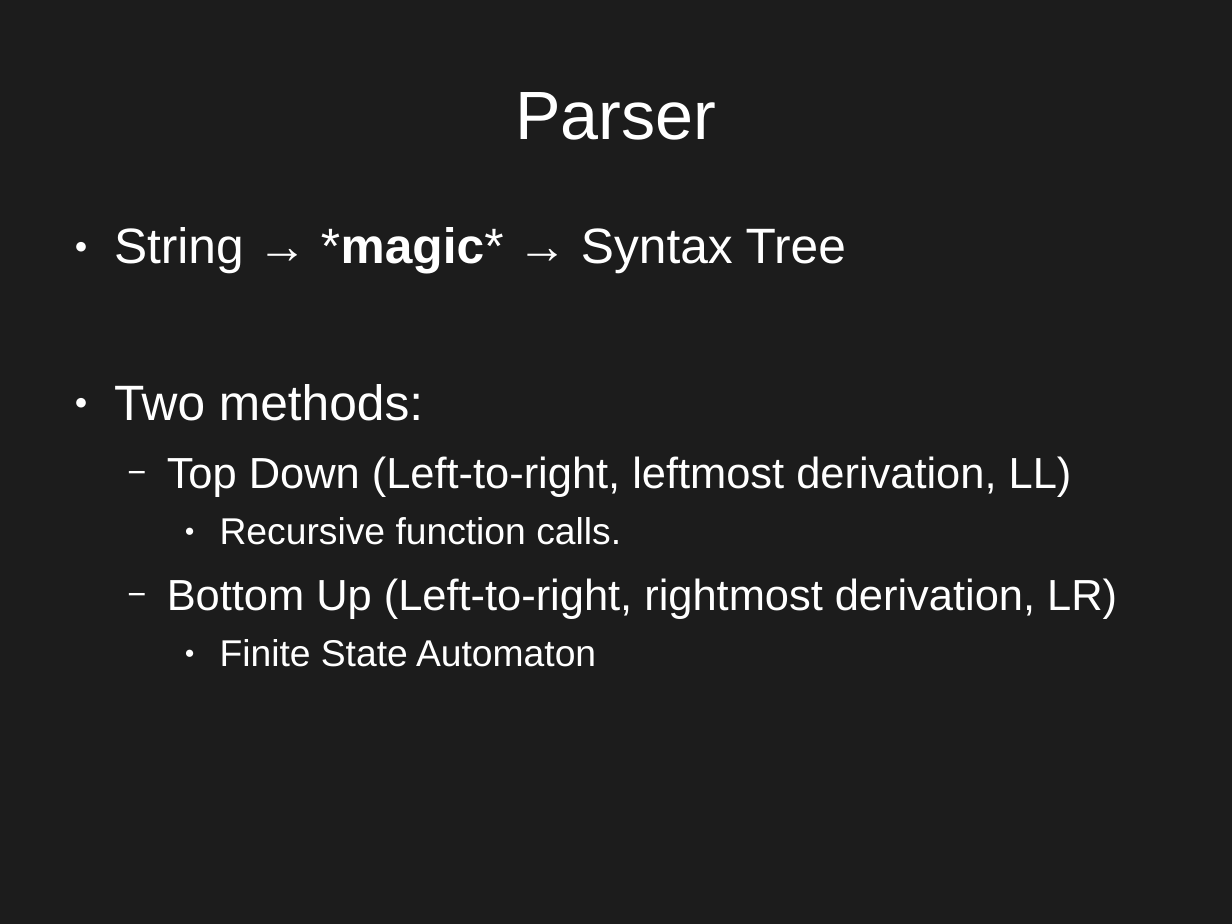
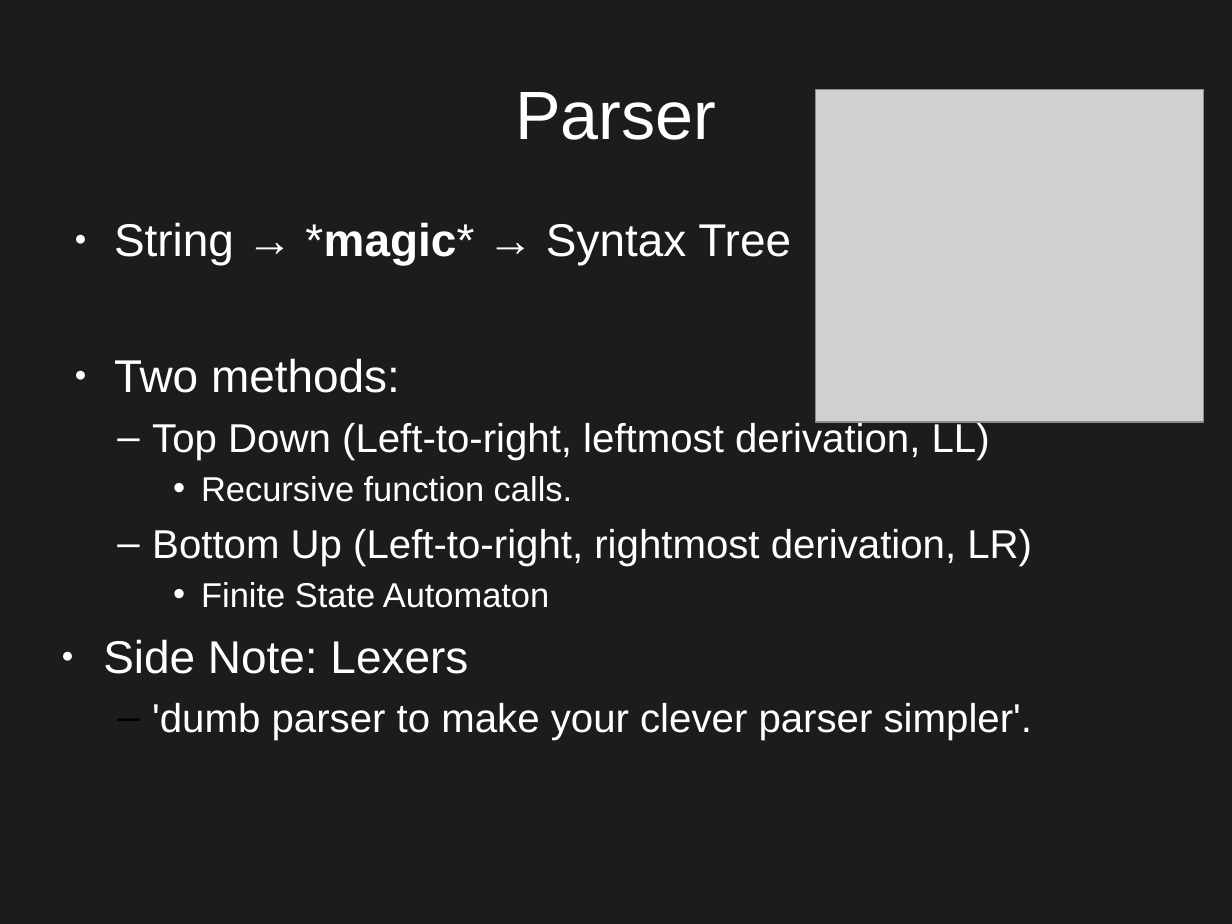
Before and after one commit to Qqwy/cc_pc, a slide deck: slide 7 of presentation2.odp. Drawn at 1232x924 pixels with LibreOffice and Linux fonts; fonts in the diff are those of the drawing; grey boxes stand for pictures. Boxes give left, top, right and bottom in pixels: in the first picture for what was removed or moved away, otherwise in the second. Text is boxed around its words. In the diff, an @@ line names an element or a change of style, - is before the commit and + after.

```diff
--- a/presentation2.odp
+++ b/presentation2.odp
@@ picture added at <box>816,89,1204,423</box> @@
@@ text at <box>114,222,1032,608</box>: size 32 to 29.6 pt in "String → *magic* → Syntax Tree", "Two methods:"; size 28 to 25.9 pt in "Top Down (Left-to-right, leftmost derivation, LL)", "Bottom Up (Left-to-right, rightmost derivation, LR)"; size 24 to 22.2 pt in "Recursive function calls.", "Finite State Automaton"; line spacing 0.94 to 0.84; bullet − to –; bullet ● to • @@
@@ text at <box>103,639,1032,741</box>: paragraphs added @@
+● Side Note: Lexers
+  – 'dumb parser to make your clever parser simpler'.
```
Also in this commit, not shown: 7 other slides changed, 1 slide removed, 2 other files.
